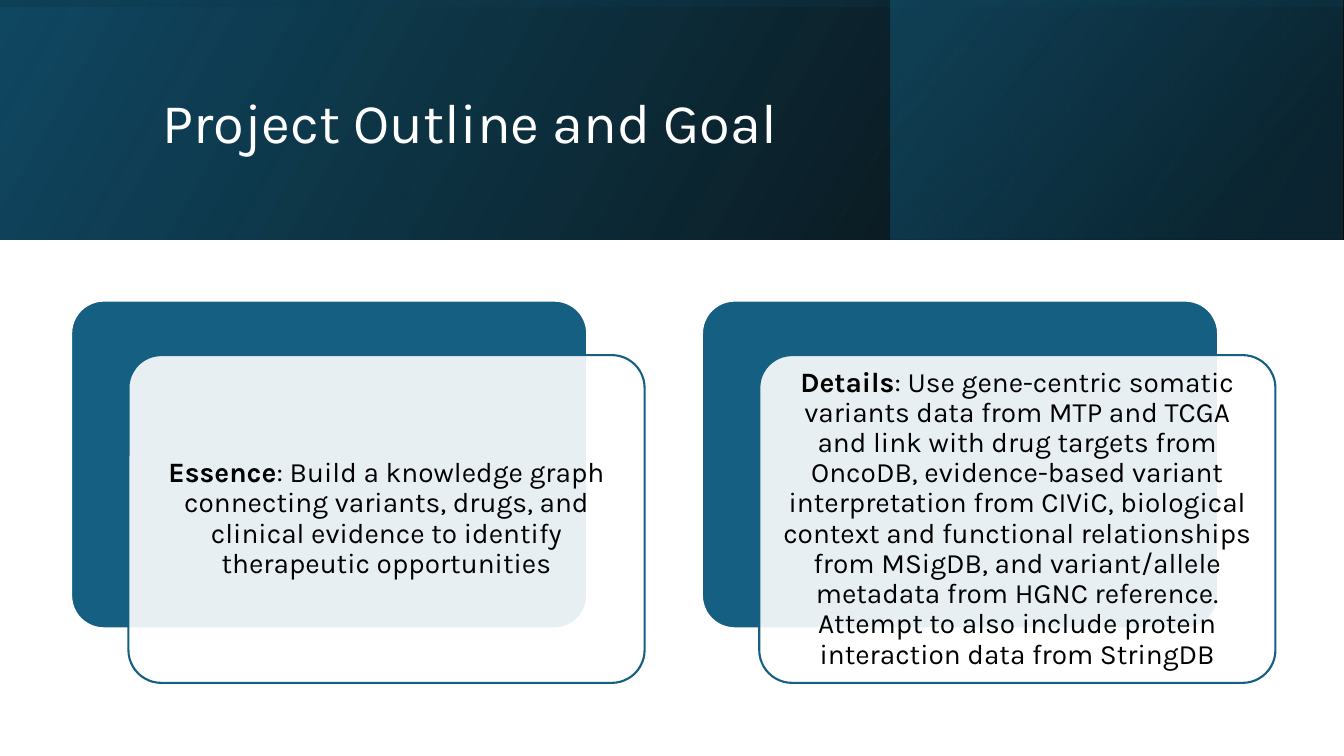
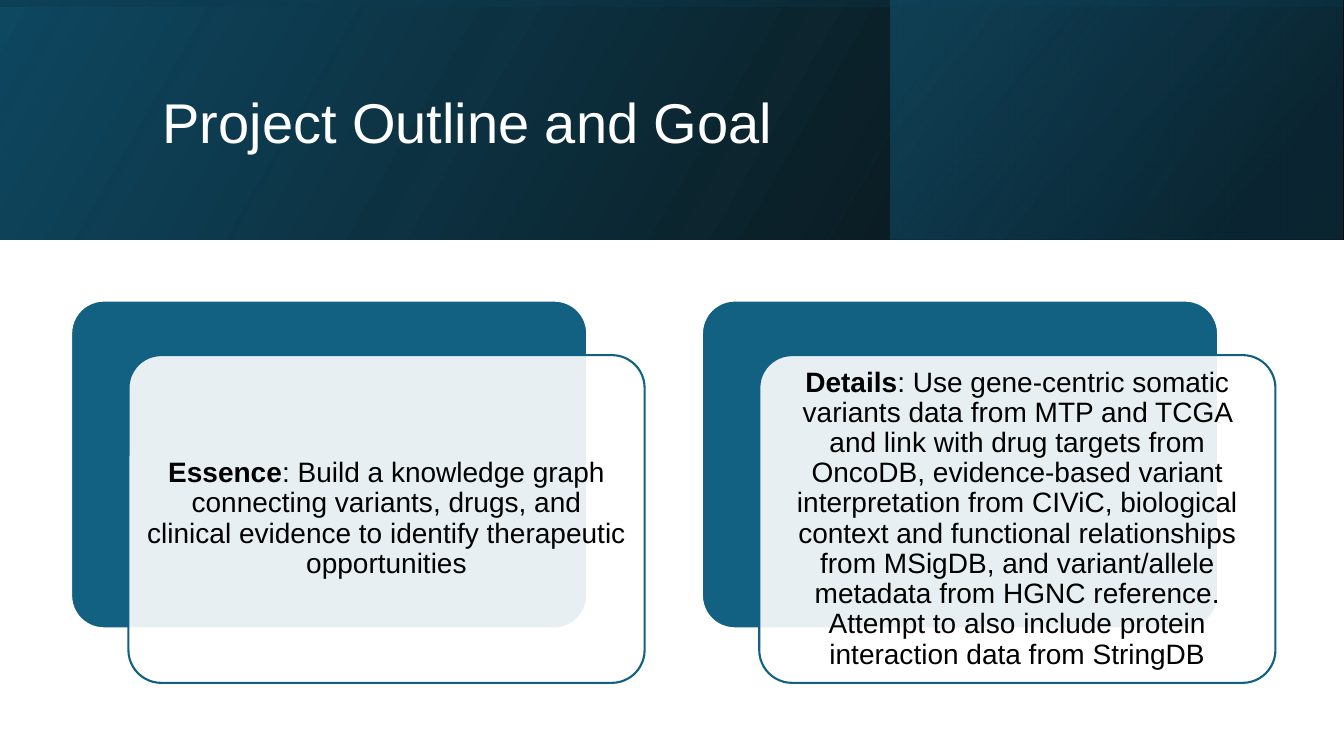
Before and after one commit to collaborativebioinformatics/GeNETwork, a slide deck: slide 2 of Presentation/FinalPresentation_Template.pptx. Drawn at 1344x756 pixels with LibreOffice and Linux fonts; fonts in the diff are those of the drawing. Boxes give left, top, right and bottom in pixels: in the first picture for what was removed or moved away, otherwise in the second. Text is boxed around its words. In the diff, an @@ line names an element or a change of style, - is before the commit and + after.

```diff
--- a/Presentation/FinalPresentation_Template.pptx
+++ b/Presentation/FinalPresentation_Template.pptx
@@ rectangle at [0,0,1344,239]: fill gradient #000000 to #104862 to gradient #000000 to #0F4861 @@
@@ rectangle at [0,0,1344,239]: fill gradient #104862 to #000000 to gradient #0F4861 to #000000 @@
@@ title "Project Outline and Goal" at [163,102,772,153]: font Karla to Arial @@
@@ rounded rectangle at [72,300,588,628]: fill #156082 to #126082 @@
@@ rounded rectangle at [702,300,1218,628]: fill #156082 to #126082 @@
@@ rounded rectangle at [128,355,644,683]: outline #156082 1.5 pt to #126082 1.5 pt @@
@@ rounded rectangle at [759,355,1275,683]: outline #156082 1.5 pt to #126082 1.5 pt @@
@@ text "Essence: Build a knowledge graph ..." at [147,461,626,578]: font Karla to Arial; less space between paragraphs @@
@@ text "Details: Use gene-centric somatic variants ..." at [797,371,1237,669]: font Karla to Arial; less space between paragraphs @@
```
Also in this commit, not shown: 5 other slides changed, 4 slides added, 2 slides removed.
